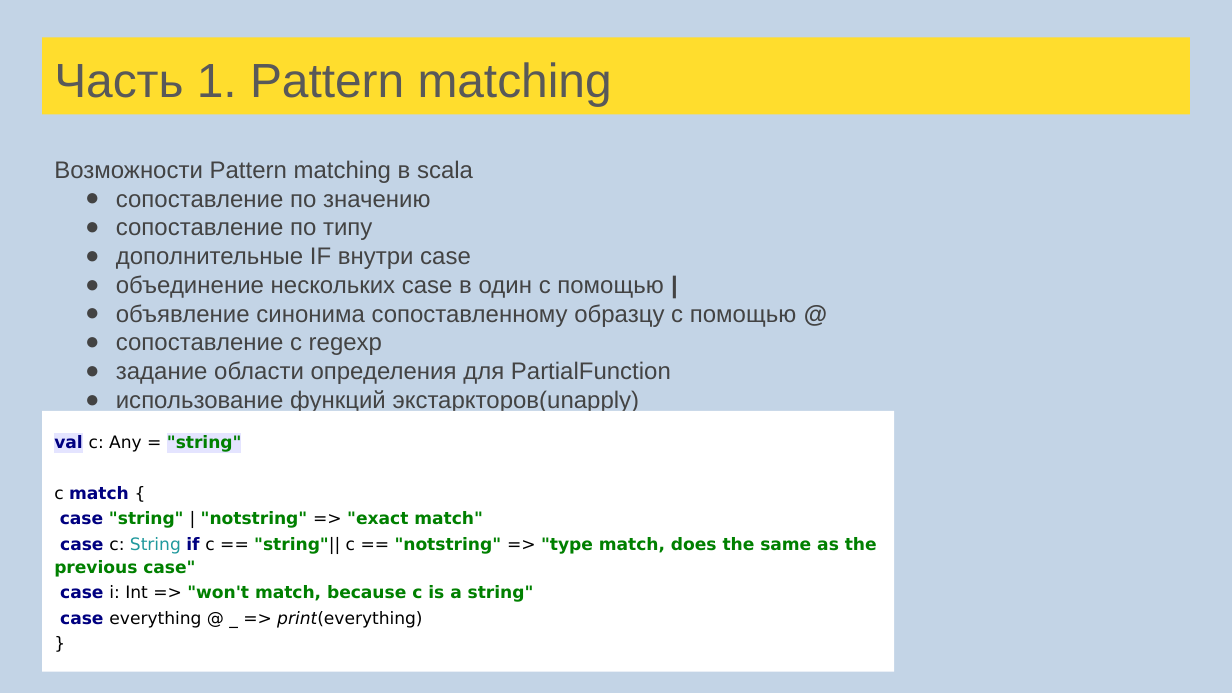
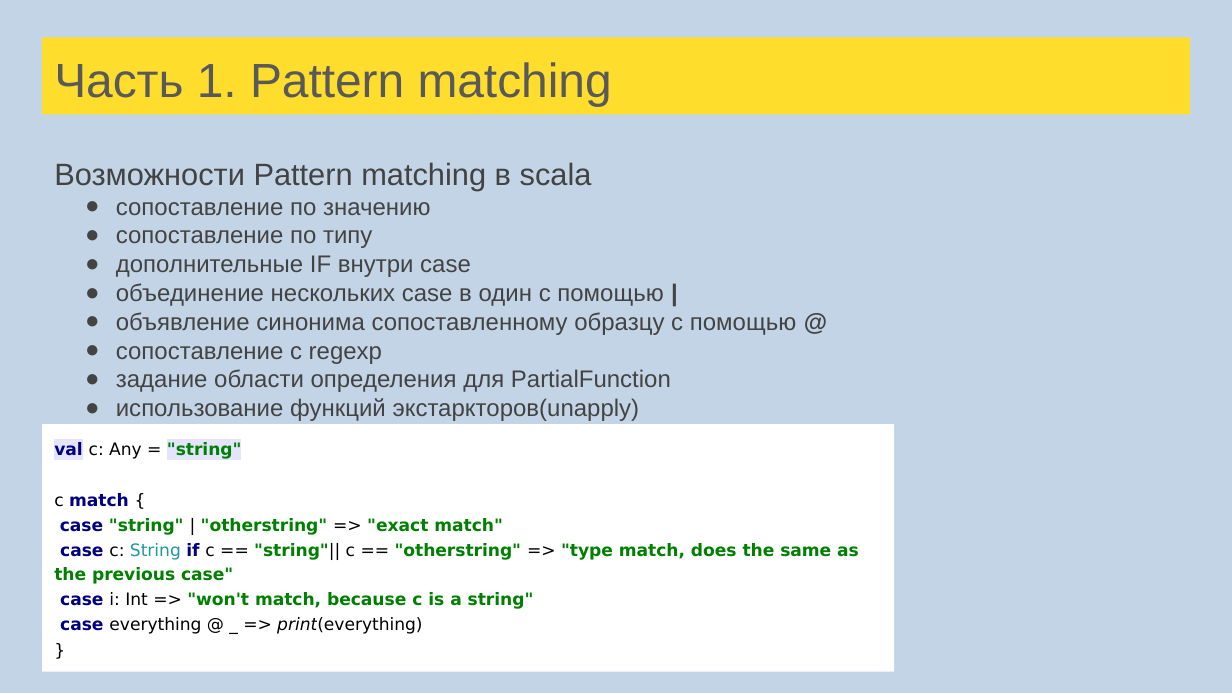
Before and after one commit to tralfamadore/ScalaLectures, a slide deck: slide 41 of src/main/resources/Лекции Scala для FinTech.pptx (slide 38 before the commit). Drawn at 1232x693 pixels with LibreOffice and Linux fonts; fonts in the diff are those of the drawing. Boxes give left, top, right and bottom in pixels: in the first picture for what was removed or moved away, otherwise in the second. Text is boxed around its words. In the diff, an @@ line names an element or a change of style, - is before the commit and + after.

Commit message:
Pattern matching(without tasks) + function composition + partial functions start

```diff
--- a/src/main/resources/Лекции Scala для FinTech.pptx
+++ b/src/main/resources/Лекции Scala для FinTech.pptx
@@ text at <box>54,162,592,190</box>: size 14 to 18 pt in "Возможности Pattern matching в scala" @@
@@ rectangle "val c: Any = "string"": place and size @@
-rectangle "val c: Any = "string"" at <box>42,411,894,673</box>
+rectangle "val c: Any = "string"" at <box>42,424,894,671</box>
@@ text in rectangle at <box>54,518,859,584</box>: text changed @@
-case "string" | "notstring" => "exact match"
-case c: String if c == "string"|| c == "notstring" => "type match, does the same as the previous case"
+case "string" | "otherstring" => "exact match"
+case c: String if c == "string"|| c == "otherstring" => "type match, does the same as the previous case"
```
Also in this commit, not shown: 5 other slides changed, 7 slides added, 1 slide removed, 4 other files.
